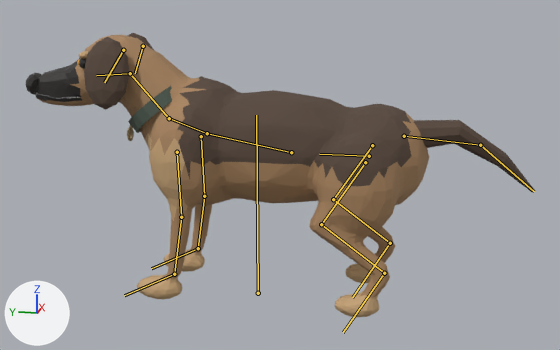
Before and after pictures for a commit that changed the FBX model Assets/_Project/Models/Hound/MuseumHound.fbx.
Rendered twice from a camera (50 mm lens) standing at (-3.18, -0.74, 1.35) and looking at (0.0, -0.1, 0.55). Every picture has the same lights, and +X, +Y and +Z are marked at lower left. The picture after the commit comes second. The bones that bend it are drawn over the model as lines.

Objects in the first picture: 'Hound_Mesh'.
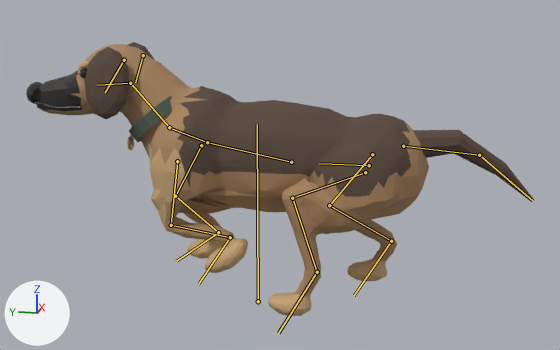
The newer file adds an action. The first version stands in its rest pose; the second is drawn at frame 3 of the action 'Hound_Rig|Hound_Run'.

Where the change shows, as pixel boxes (x1, y1, x2, y2) in the pictures (560 x 350 px):
'Hound_Mesh', posed: before (25, 33, 534, 317); after (26, 42, 534, 316)
bone 'Root', root to tip: before (258, 293) to (256, 115); after (258, 301) to (257, 124)
bone 'FrontUpper_L', root to tip: before (201, 136) to (204, 196); after (201, 145) to (175, 196)
bone 'FrontLower_L', root to tip: before (204, 196) to (198, 248); after (175, 196) to (218, 232)
bone 'FrontPaw_L', root to tip: before (198, 248) to (151, 268); after (218, 232) to (176, 261)
bone 'FrontUpper_R', root to tip: before (177, 152) to (181, 217); after (177, 161) to (171, 225)
bone 'FrontLower_R', root to tip: before (181, 217) to (174, 274); after (171, 225) to (230, 237)
bone 'FrontPaw_R', root to tip: before (174, 274) to (124, 295); after (230, 237) to (198, 284)
bone 'HindUpper_L', root to tip: before (372, 145) to (333, 199); after (372, 154) to (329, 205)
bone 'HindLower_L', root to tip: before (333, 199) to (390, 243); after (329, 205) to (391, 241)
bone 'HindPaw_L', root to tip: before (390, 243) to (352, 297); after (391, 241) to (354, 295)
bone 'HindUpper_R', root to tip: before (365, 162) to (321, 224); after (365, 172) to (292, 198)
bone 'HindPaw_R', root to tip: before (384, 273) to (343, 332); after (317, 272) to (278, 333)

Edits to the bpy script that builds the scene:
```text
Change bone_root:
    where bone_root = bpy.data.objects['Hound_Rig'].pose.bones['Root']
    bone_root.location: (0.0, 0.0, 0.0) -> (0.0, -0.041, 0.0)
Change bone_frontupper_l:
    where bone_frontupper_l = bpy.data.objects['Hound_Rig'].pose.bones['FrontUpper_L']  # child of 'Chest'
    bone_frontupper_l.rotation_quaternion: (1.0, 0.0, 0.0, 0.0) -> (0.966, 0.259, 0.0, 0.0)  # degrees (0, 0, 0) -> degrees (30, 0, 0)
Change bone_frontlower_l:
    where bone_frontlower_l = bpy.data.objects['Hound_Rig'].pose.bones['FrontLower_L']  # child of 'FrontUpper_L'
    bone_frontlower_l.rotation_quaternion: (1.0, 0.0, 0.0, 0.0) -> (0.707, -0.707, 0.0, 0.0)  # degrees (0, 0, 0) -> degrees (-90, 0, 0)
Change bone_frontpaw_l:
    where bone_frontpaw_l = bpy.data.objects['Hound_Rig'].pose.bones['FrontPaw_L']  # child of 'FrontLower_L'
    bone_frontpaw_l.rotation_quaternion: (1.0, 0.0, 0.0, 0.0) -> (0.906, 0.423, 0.0, 0.0)  # degrees (0, 0, 0) -> degrees (50, 0, 0)
Change bone_frontupper_r:
    where bone_frontupper_r = bpy.data.objects['Hound_Rig'].pose.bones['FrontUpper_R']  # child of 'Chest'
    bone_frontupper_r.rotation_quaternion: (1.0, 0.0, 0.0, 0.0) -> (0.996, 0.087, 0.0, 0.0)  # degrees (0, 0, 0) -> degrees (10, 0, 0)
Change bone_frontlower_r:
    where bone_frontlower_r = bpy.data.objects['Hound_Rig'].pose.bones['FrontLower_R']  # child of 'FrontUpper_R'
    bone_frontlower_r.rotation_quaternion: (1.0, 0.0, 0.0, 0.0) -> (0.643, -0.766, 0.0, 0.0)  # degrees (0, 0, 0) -> degrees (-100, 0, 0)
Change bone_frontpaw_r:
    where bone_frontpaw_r = bpy.data.objects['Hound_Rig'].pose.bones['FrontPaw_R']  # child of 'FrontLower_R'
    bone_frontpaw_r.rotation_quaternion: (1.0, 0.0, 0.0, 0.0) -> (0.866, 0.5, 0.0, 0.0)  # degrees (0, 0, 0) -> degrees (60, 0, 0)
Change bone_hindupper_l:
    where bone_hindupper_l = bpy.data.objects['Hound_Rig'].pose.bones['HindUpper_L']  # child of 'Hips'
    bone_hindupper_l.rotation_quaternion: (1.0, 0.0, 0.0, 0.0) -> (0.999, 0.035, 0.0, 0.0)  # degrees (0, 0, 0) -> degrees (4, 0, 0)
Change bone_hindlower_l:
    where bone_hindlower_l = bpy.data.objects['Hound_Rig'].pose.bones['HindLower_L']  # child of 'HindUpper_L'
    bone_hindlower_l.rotation_quaternion: (1.0, 0.0, 0.0, 0.0) -> (0.995, -0.105, 0.0, 0.0)  # degrees (0, 0, 0) -> degrees (-12, 0, 0)
Change bone_hindpaw_l:
    where bone_hindpaw_l = bpy.data.objects['Hound_Rig'].pose.bones['HindPaw_L']  # child of 'HindLower_L'
    bone_hindpaw_l.rotation_quaternion: (1.0, 0.0, 0.0, 0.0) -> (0.998, 0.07, 0.0, 0.0)  # degrees (0, 0, 0) -> degrees (8, 0, 0)
Change bone_hindupper_r:
    where bone_hindupper_r = bpy.data.objects['Hound_Rig'].pose.bones['HindUpper_R']  # child of 'Hips'
    bone_hindupper_r.rotation_quaternion: (1.0, 0.0, 0.0, 0.0) -> (0.954, 0.301, 0.0, 0.0)  # degrees (0, 0, 0) -> degrees (35, 0, 0)
Change bone_hindpaw_r:
    where bone_hindpaw_r = bpy.data.objects['Hound_Rig'].pose.bones['HindPaw_R']  # child of 'HindLower_R'
    bone_hindpaw_r.rotation_quaternion: (1.0, 0.0, 0.0, 0.0) -> (0.951, -0.309, 0.0, 0.0)  # degrees (0, 0, 0) -> degrees (-36, 0, 0)
```
